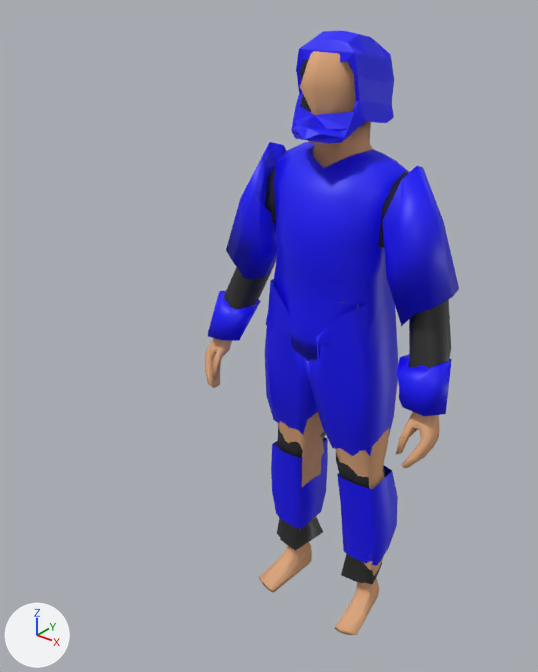
The Blender file Blender Assets/Characters/male_character.blend: old version first, new version second.
Rendered twice from a camera (50 mm lens) standing at (1.067, -1.63, 1.896) and looking at (-0.029, -0.259, 1.046). The axes (+X, +Y, +Z) are drawn at lower left. The lights are the same throughout.

Objects in the first picture: 'Helmet', 'LeggingsMetal', 'Person', 'PlateBody'.
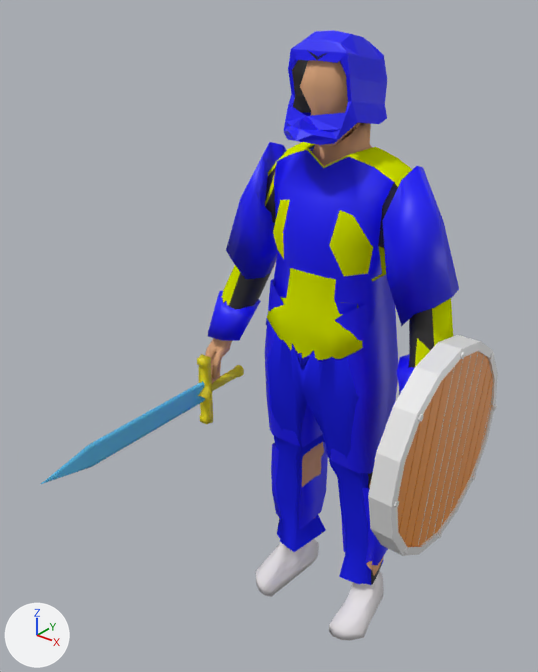
Pixel boxes [x1, y1, x2, y2] of what changed, in the pictures (538 x 672 px; the box of a moved part takes in the faces that stretch with it):
'Shield', added
    after: [368, 335, 498, 556]
    faces in mat_shield (orange #e78c22): [398, 351, 493, 547]
    faces in mat_shieldedgeandhandle (white #e7e7e7): [368, 335, 498, 556]
'Pants', added (blue)
    after: [267, 333, 383, 585]
'Shirt', added (yellow)
    after: [222, 142, 453, 367]
'Helmet', moved
    before: [291, 30, 394, 144]
    after: [284, 30, 387, 145]
'Sword', added (blue)
    after: [41, 354, 244, 484]
    faces in mat_blade (blue #55bae7): [41, 381, 205, 484]
    faces in mat_handle (yellow #e7d707): [197, 354, 244, 424]
'Shoes', added
    after: [255, 539, 384, 640]
part 1 of me_leggings_001, moved or reshaped
    before: [265, 355, 394, 486]
    after: [265, 355, 386, 486]

The change, as a list of edits to the scene's bpy script:
```text
Add mat_handle:
    mat_handle = principled_material('Handle')
    mat_handle.base_color = (0.8, 0.679, 0.00218)  # yellow #e7d707
Add mat_blade:
    mat_blade = principled_material('Blade')
    mat_blade.base_color = (0.0907, 0.492, 0.8)  # blue #55bae7
Add mat_material:
    mat_material = principled_material('Material')
    mat_material.base_color = (0.8, 0.8, 0.8)  # white #e7e7e7
    mat_material.roughness = 0.4
Add mat_shoes:
    mat_shoes = principled_material('Shoes')
    mat_shoes.base_color = (0.8, 0.766, 0.791)  # white #e7e3e6
Change me_leggings_001:
    where me_leggings_001.from_pydata(...)  # 239 vertices, 204 faces; spans x 0.0..0.2, y -0.094..0.108, z 0.055..1.044
    used by ob_leggingsmetal; location = (0.003, -0.018, 0.074); rotation_euler = (3.142, 0.0, 0.0), in degrees (180, 0, 0); scale = (-1.06, -1.27, -1.02)
    me_leggings_001 part 1: 32 of 239 vertices moved; they spanned x 0.045..0.168, y -0.067..0.065, z 0.494..0.642 and now span x 0.034..0.177, y -0.074..0.066, z 0.494..0.642; mean shift (0.001, -0.003, -0.012); largest move (0.144, -0.034, 0.548) -> (0.149, -0.051, 0.514)
Change ob_helmet:
    ob_helmet.location: (0.003, -0.028, 1.643) -> (0.0, -0.056, 1.644)
Add ob_shield:
    ob_shield = bpy.data.objects.new('Shield', me_cube_005)  # 512 vertices, 330 faces; spans x -0.002..0.089, y -0.287..0.285, z -0.286..0.286; in mat_shieldedgeandhandle (white #e7e7e7), mat_shield (orange #e78c23)
    ob_shield.location = (0.358, -0.117, 0.815)
Add ob_sword:
    ob_sword = bpy.data.objects.new('Sword', me_cube_004.copy())  # the mesh of ob_sword
    ob_sword.location = (-0.337, -0.112, 0.741)
Add ob_shoes:
    ob_shoes = bpy.data.objects.new('Shoes', me_cube_003.copy())  # the mesh of ob_shoes
    ob_shoes.location = (0.003, 0.0, 0.074)
Add ob_shirt:
    ob_shirt = bpy.data.objects.new('Shirt', me_cube_001)  # 117 vertices, 98 faces; spans x 0.0..0.382, y -0.14..0.132, z 0.921..1.488; in mat_shirt (yellow #d5e700); modifiers MIRROR
    ob_shirt.location = (0.003, -0.016, 0.015)
    ob_shirt.scale = (1.0, 1.06, 1.0)
Add ob_pants:
    ob_pants = bpy.data.objects.new('Pants', me_pants)  # 142 vertices, 138 faces; spans x 0.0..0.192, y -0.114..0.124, z 0.055..1.019; in mat_pants (blue #2225e7); modifiers MIRROR
    ob_pants.location = (0.003, -0.023, 0.074)
    ob_pants.rotation_euler = (3.142, 0.0, 0.0)  # degrees (180, 0, 0)
    ob_pants.scale = (-1.0, -1.18, -1.0)
```
